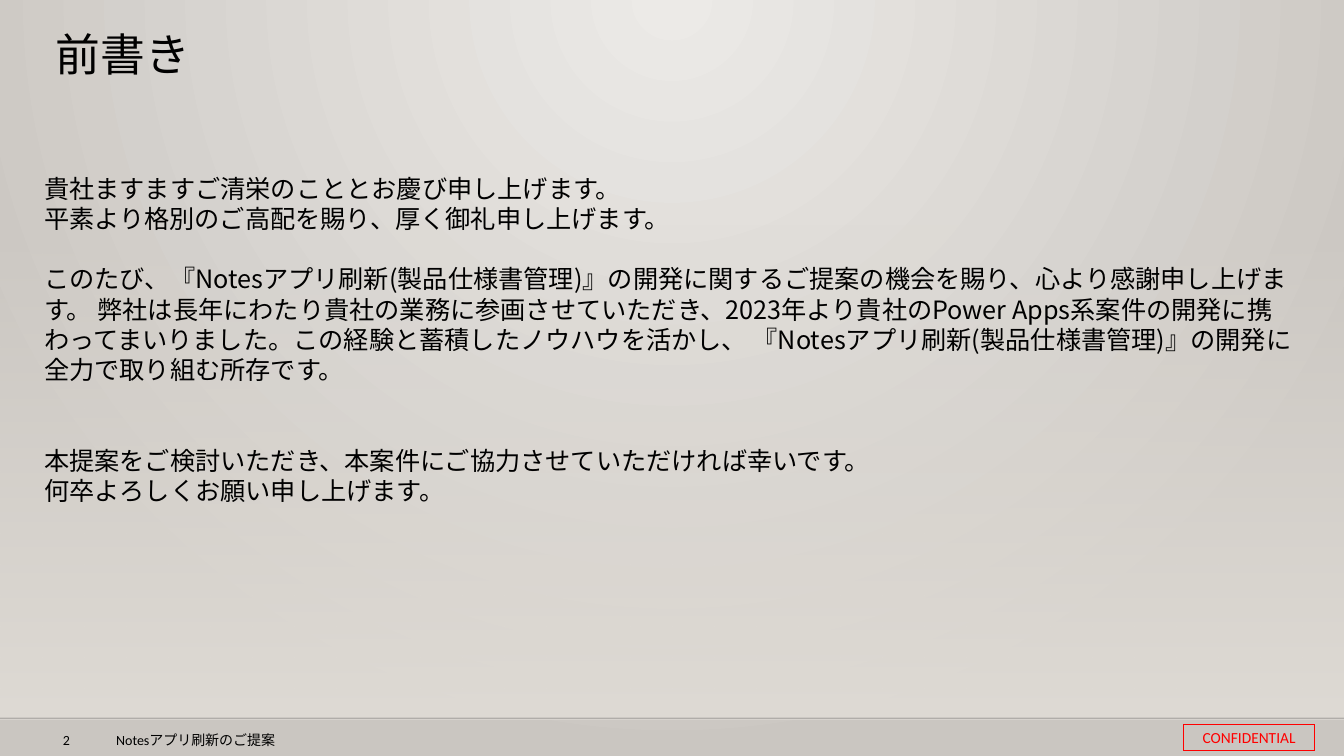
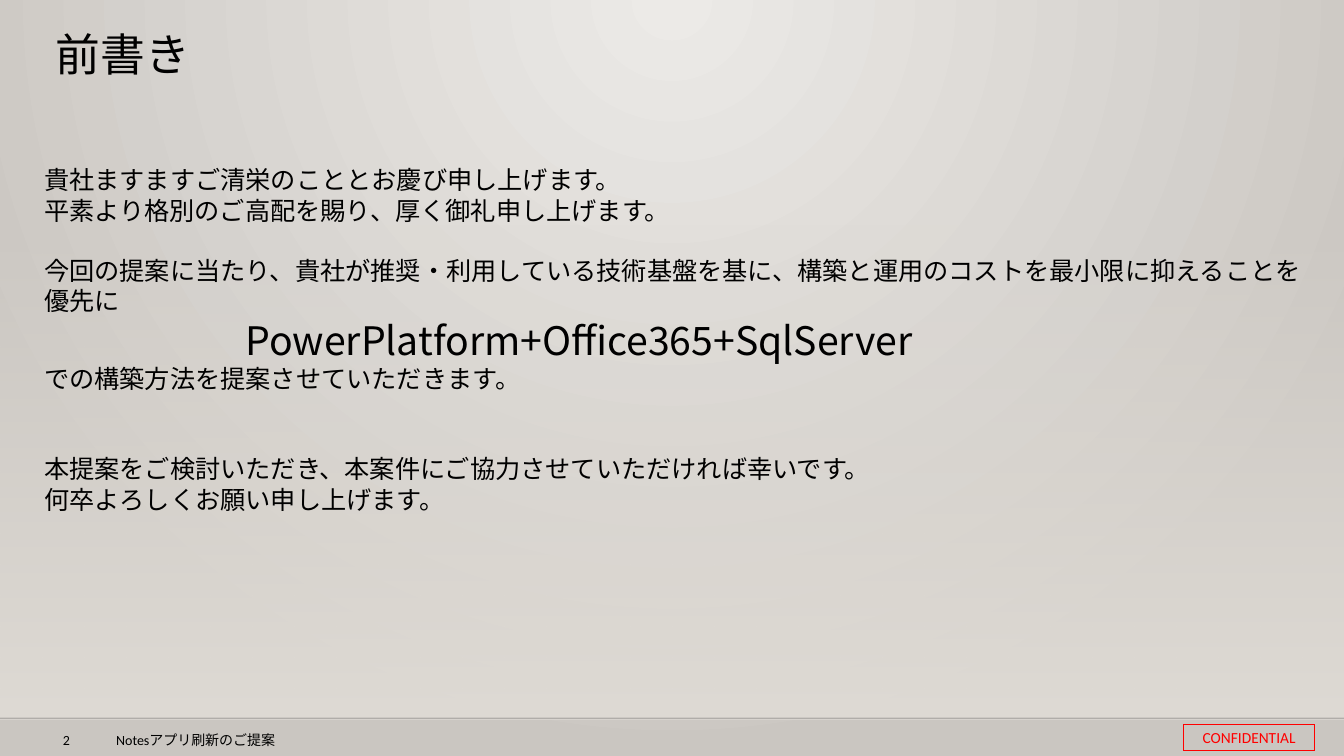
Before and after one commit to 0494938/Notes--CMS-Online, a slide deck: slide 2 of Notesアプリ刷新プロジェクト提案見積もり.pptx. Drawn at 1344x756 pixels with LibreOffice and Linux fonts; fonts in the diff are those of the drawing; background and template pictures are left out. Boxes give left, top, right and bottom in pixels: in the first picture for what was removed or moved away, otherwise in the second. Text is boxed around its words. In the diff, an @@ line names an element or a change of style, - is before the commit and + after.

```diff
--- a/Notesアプリ刷新プロジェクト提案見積もり.pptx
+++ b/Notesアプリ刷新プロジェクト提案見積もり.pptx
@@ text at bbox=[44, 258, 1301, 390]: text changed @@
-このたび、『Notesアプリ刷新(製品仕様書管理)』の開発に関するご提案の機会を賜り、心より感謝申し上げます。 弊社は長年にわたり貴社の業務に参画させていただき、2023年より貴社のPower Apps系案件の開発に携わってまいりました。この経験と蓄積したノウハウを活かし、 『Notesアプリ刷新(製品仕様書管理)』の開発に全力で取り組む所存です。
+今回の提案に当たり、貴社が推奨・利用している技術基盤を基に、構築と運用のコストを最小限に抑えることを優先に
+PowerPlatform+Office365+SqlServer
+での構築方法を提案させていただきます。
```
Also in this commit, not shown: 17 other slides changed, 1 other file.
